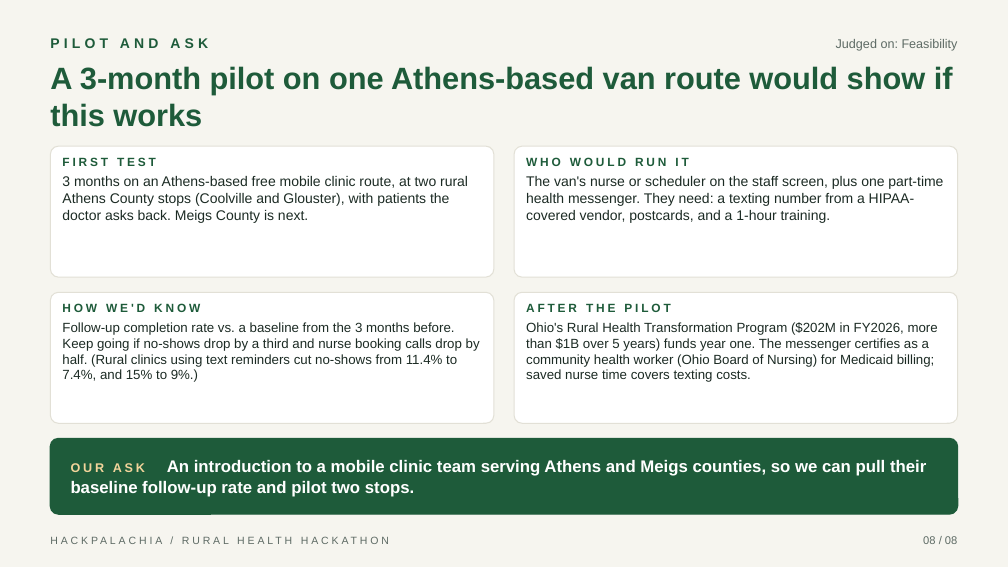
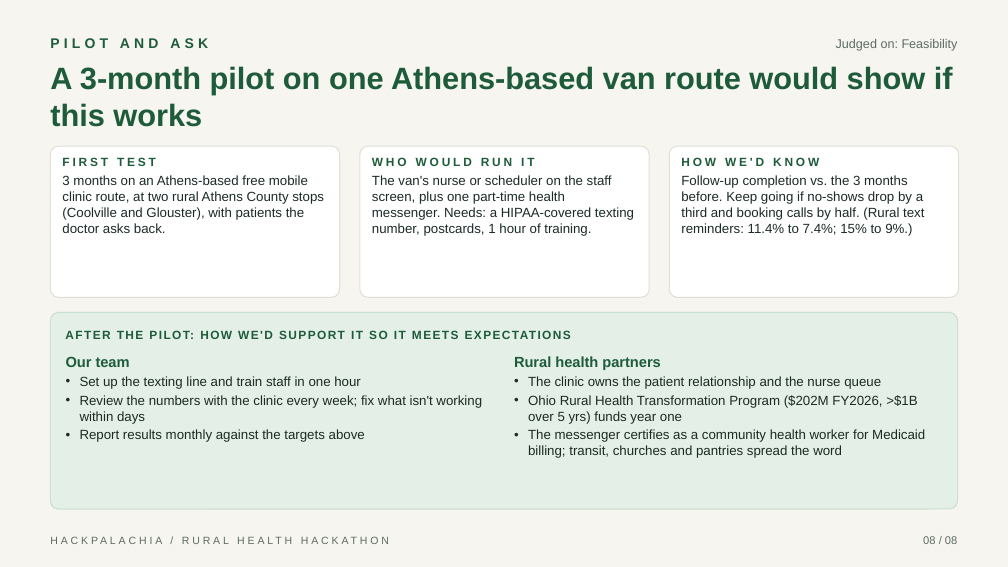
Before and after one commit to skylerfokine/book-without-calling, a slide deck: slide 8 of pitch/Book_Without_Calling_Pitch.pptx. Drawn at 1008x567 pixels with LibreOffice and Linux fonts; fonts in the diff are those of the drawing. Boxes give left, top, right and bottom in pixels: in the first picture for what was removed or moved away, otherwise in the second. Text is boxed around its words. In the diff, an @@ line names an element or a change of style, - is before the commit and + after.

```diff
--- a/pitch/Book_Without_Calling_Pitch.pptx
+++ b/pitch/Book_Without_Calling_Pitch.pptx
@@ rounded rectangle: place and size @@
-rounded rectangle at [50,146,494,277]
+rounded rectangle at [50,146,340,297]
@@ rounded rectangle: place and size @@
-rounded rectangle at [514,146,958,277]
+rounded rectangle at [360,146,649,297]
@@ proportions changed in 3 elements at [50,146,340,297], [360,146,649,297], [669,146,959,297] @@
@@ rounded rectangle: place and size @@
-rounded rectangle at [50,292,494,423]
+rounded rectangle at [669,146,959,297]
@@ text at [62,175,324,233]: text changed; size 10 to 9.5 pt @@
-3 months on an Athens-based free mobile clinic route, at two rural Athens County stops (Coolville and Glouster), with patients the doctor asks back. Meigs County is next.
+3 months on an Athens-based free mobile clinic route, at two rural Athens County stops (Coolville and Glouster), with patients the doctor asks back.
@@ text at [372,175,634,236]: text changed; size 10 to 9.5 pt @@
-The van's nurse or scheduler on the staff screen, plus one part-time health messenger. They need: a texting number from a HIPAA-covered vendor, postcards, and a 1-hour training.
+The van's nurse or scheduler on the staff screen, plus one part-time health messenger. Needs: a HIPAA-covered texting number, postcards, 1 hour of training.
@@ text "WHO WOULD RUN IT": place and size @@
-text "WHO WOULD RUN IT" at [526,157,943,223]
+text "WHO WOULD RUN IT" at [372,157,634,236]
@@ text at [681,175,924,236]: text changed @@
-Follow-up completion rate vs. a baseline from the 3 months before. Keep going if no-shows drop by a third and nurse booking calls drop by half. (Rural clinics using text reminders cut no-shows from 11.4% to 7.4%, and 15% to 9%.)
+Follow-up completion vs. the 3 months before. Keep going if no-shows drop by a third and booking calls by half. (Rural text reminders: 11.4% to 7.4%; 15% to 9%.)
@@ text "HOW WE'D KNOW": place and size @@
-text "HOW WE'D KNOW" at [62,303,480,382]
+text "HOW WE'D KNOW" at [681,157,924,236]
@@ rounded rectangle: place and size @@
-rounded rectangle at [514,292,958,423]
+rounded rectangle at [50,312,958,509]
@@ rounded rectangle at [50,312,958,509]: fill #FFFFFF to #E3EFE7; outline #E2E0D6 0.75 pt to #C9DFD0 0.75 pt; proportions changed @@
@@ text added at [66,356,482,442], 9.5 pt, text #1C2B24 @@
+Our team
+• Set up the texting line and train staff in one hour
+• Review the numbers with the clinic every week; fix what isn't working within days
+• Report results monthly against the targets above
@@ text added at [264,331,273,339], 8.5 pt, text #1E5B3A, bold @@
+AFTER THE PILOT: HOW WE'D SUPPORT IT SO IT MEETS EXPECTATIONS
@@ text at [514,356,925,458]: text changed @@
-AFTER THE PILOT
-Ohio's Rural Health Transformation Program ($202M in FY2026, more than $1B over 5 years) funds year one. The messenger certifies as a community health worker (Ohio Board of Nursing) for Medicaid billing; saved nurse time covers texting costs.
+Rural health partners
+• The clinic owns the patient relationship and the nurse queue
+• Ohio Rural Health Transformation Program ($202M FY2026, >$1B over 5 yrs) funds year one
+• The messenger certifies as a community health worker for Medicaid billing; transit, churches and pantries spread the word
@@ rounded rectangle removed at [50,438,958,514] @@
@@ text removed at [71,460,926,497] @@
-OUR ASK An introduction to a mobile clinic team serving Athens and Meigs counties, so we can pull their baseline follow-up rate and pilot two stops.
```
Also in this commit, not shown: 5 other slides changed, 1 other file.
